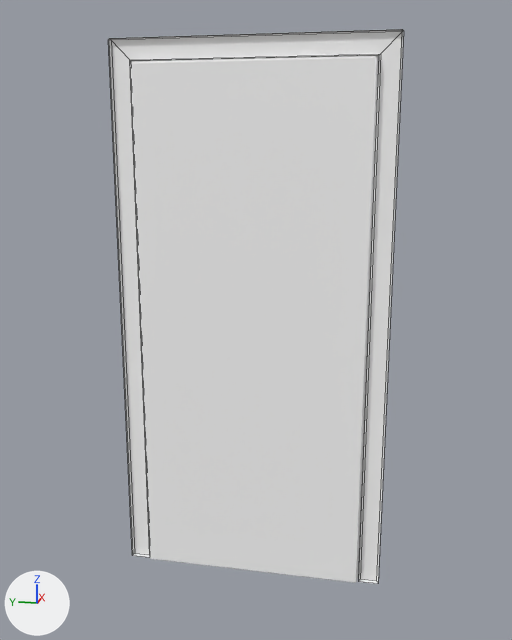
The Blender file assets/3d/high/Door.blend as it was, and as the next commit left it.
Both versions are drawn from a 50 mm lens placed at (-2.46, -0.51, 1.64), pointed at (-0.03, -0.03, 1.03). Every picture has the same lights, and +X, +Y and +Z are marked at lower left. The first picture is the older version. Mesh edges are drawn as thin lines on the coarser meshes.

Objects in the first picture: 'Door', 'Frame'.
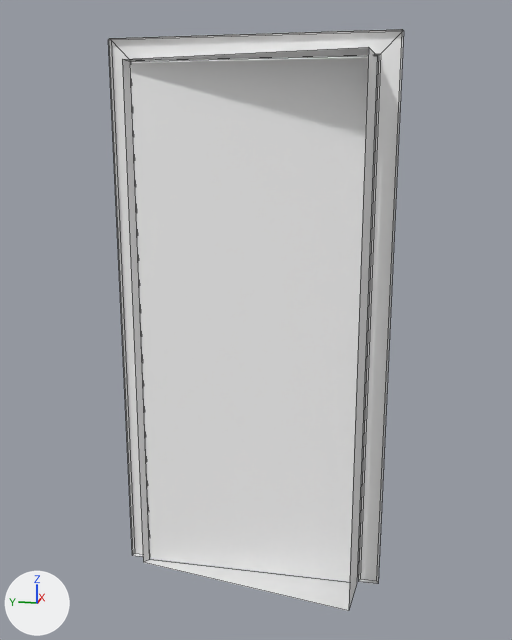
Changed parts and their boxes [x1, y1, x2, y2] in the pictures (512 x 640 px):
'BlackVoid', added
    after: [122, 47, 377, 611]

Edits to the bpy script that builds the scene:
```text
Add mat_blackvoidmaterial:
    mat_blackvoidmaterial = principled_material('BlackVoidMaterial')
    mat_blackvoidmaterial.base_color = (0.8, 0.8, 0.8)  # white #e7e7e7
Add me_plane_002:
    me_plane_002.from_pydata([(-0.04, -0.03, 0.95), (-0.04, -0.87, 0.95), (-0.04, -0.87, -0.97), (-0.04, -0.03, -0.97), (-0.07, -0.01, 0.95), (-0.22, -0.85, 0.95), (-0.22, -0.85, -0.97), (-0.07, -0.01, -0.97)], [], [(0, 3, 7, 4), (1, 0, 4, 5), (3, 2, 6, 7), (2, 1, 5, 6)])
    me_plane_002.materials.append(mat_blackvoidmaterial)  # white #e7e7e7
Add ob_blackvoid:
    ob_blackvoid = bpy.data.objects.new('BlackVoid', me_plane_002)
    ob_blackvoid.parent = ob_door
    ob_blackvoid.matrix_parent_inverse = Matrix(((1.0, 0.0, 0.0, -0.0285), (0.0, 1.0, 0.0, -0.45), (0.0, 0.0, 1.0, -0.97), (0.0, 0.0, 0.0, 1.0)))
    ob_blackvoid.location = (0.0285, 0.45, 0.97)
```
